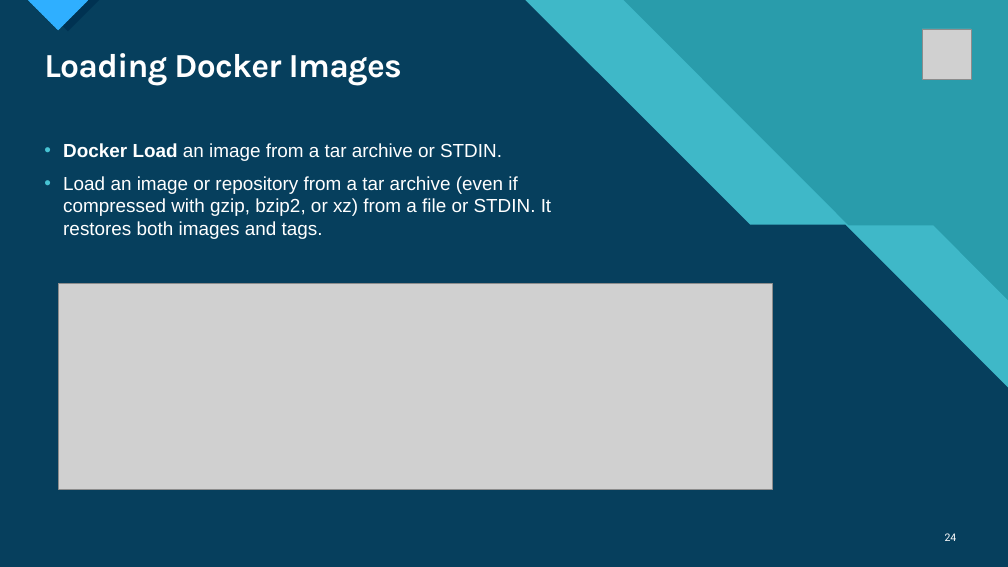
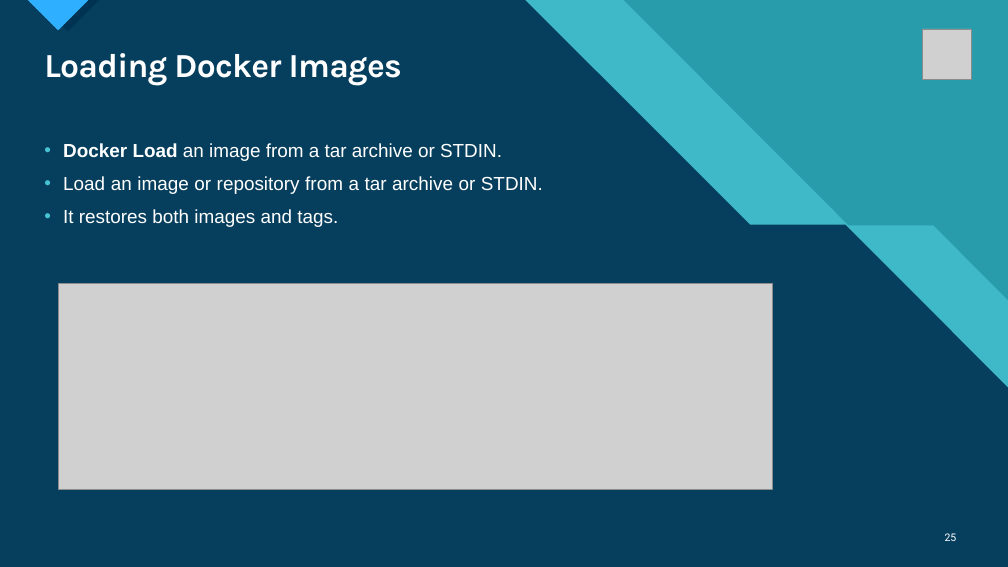
Before and after one commit to Singh-Karandeep/DockerTutorial, a slide deck: slide 25 of Docker for Beginners.pptx (slide 24 before the commit). Drawn at 1008x567 pixels with LibreOffice and Linux fonts; fonts in the diff are those of the drawing; grey boxes stand for pictures. Boxes give left, top, right and bottom in pixels: in the first picture for what was removed or moved away, otherwise in the second. Text is boxed around its words. In the diff, an @@ line names an element or a change of style, - is before the commit and + after.

```diff
--- a/Docker for Beginners.pptx
+++ b/Docker for Beginners.pptx
@@ text at [63, 176, 543, 227]: text changed @@
-• Load an image or repository from a tar archive (even if compressed with gzip, bzip2, or xz) from a file or STDIN. It restores both images and tags.
+• Load an image or repository from a tar archive or STDIN.
+• It restores both images and tags.
@@ page number at [945, 533, 957, 541]: text changed @@
-24
+25
```
Also in this commit, not shown: 13 other slides changed, 1 slide added.
